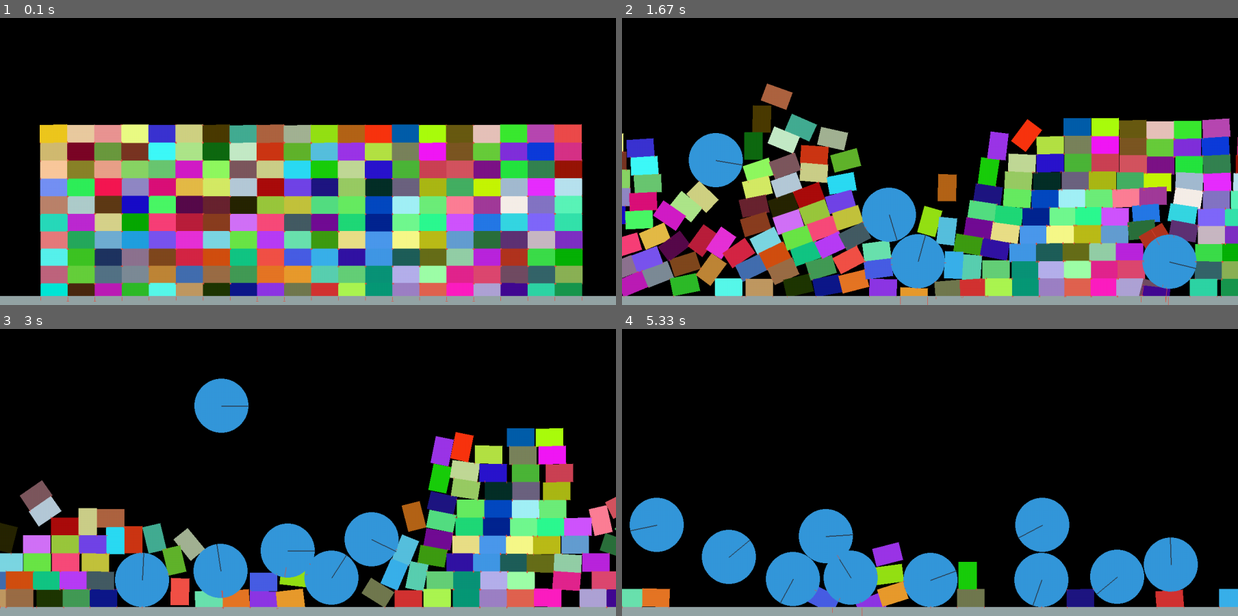
Above: before the commit, frames 1-4 (two rows, left to right).
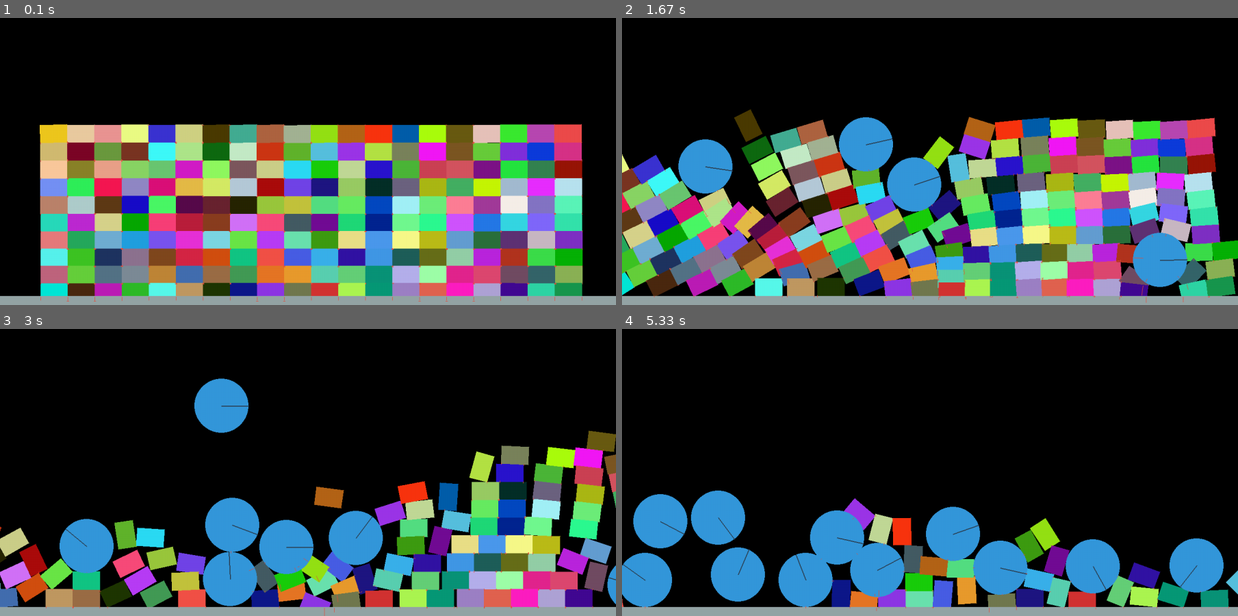
Above: after the commit, the same moments.

Repository: Rumanezzo/PyGame
Game: pygame game, started from PyMunkDemo.pyw
Two runs of this game, one before a commit and one after it. Both use one fixed random seed, a clock stepped at 60 frames per second and the inputs below.
Inputs (mouse positions are in pixels of both pictures, inside the frame that each line leads up to):
- Up to frame 1 (0.1 s): no input
- Up to frame 2 (1.67 s): click (930, 132) at 0.38 s; click (936, 152) at 0.72 s; click (739, 78) at 1.05 s; click (1157, 253) at 1.38 s
- Up to frame 3 (3 s): click (outside the picture) at 1.72 s; click (277, 532) at 2.05 s; click (289, 383) at 2.38 s; click (221, 372) at 2.72 s
- Up to frame 4 (5.33 s): click (1090, 412) at 3.05 s; click (1120, 435) at 3.38 s; click (1059, 380) at 3.72 s; click (751, 374) at 4.05 s; click (954, 429) at 4.38 s; click (751, 420) at 4.72 s; click (837, 544) at 5.05 s

The runs differ from the first frame. In frame 1, 0.3% of the frame differs, in the area x 6-95%, y 36-99%; in frame 2, 53%, in the area x 0-100%, y 22-100%; in frame 3, 33%; in frame 4, 20%.

Commit message:
small corrections

Diff:
--- a/PyMunkDemo.pyw
+++ b/PyMunkDemo.pyw
@@ -41,7 +41,7 @@
         box_body.position = x, y
         box_shape = pymunk.Poly.create_box(box_body, box_size)
         box_shape.elasticity = 0.6
-        box_shape.friction = 0.4
+        box_shape.friction = 0.5
         box_shape.color = [randrange(256) for i in range(4)]
         space.add(box_body, box_shape)
 
--- a/Pygame - Template.py
+++ b/Pygame - Template.py
@@ -1,4 +1,4 @@
-# Pygame шаблон - скелет для нового проекта Pygame
+# Pygame-каркас для нового проекта Pygame
 import pygame as pg
 from sys import exit
 
--- a/Плерома.txt
+++ b/Плерома.txt
@@ -1,21 +1,3 @@
-Плерома
-
-Найти свою дорогу и Верить, что она
-Почти Дорога к Богу – крива, но хороша!
-Ведь вовсе без дороги не вынесет Душа…
-
-Отправившись в дорогу увидим, что она
-Нас приближает к Богу, и этим – хороша
-И может быть в итоге пробудится Душа…
-
-И отыскав Плерому, в Надежде что Она
-Нас приближает к Дому, и дивно хороша
-В ней обретёт опору, расправится Душа…
-
-И вынырнув к Разлому, чтоб в Бездну заглянуть,
-Мы покоримся Грому, и сможем не уснуть
-Преодолев истому, продолжим скорбный Путь.
-
-Добравшись до Парома - узнаем, что Паром
-Нас переправит к Дому и не исчезнет Дом!
-Обуздывая Сому, поладим и с Умом.
+Дамир - крутой Чел!
+Мы все об этом знаем!
+Мы Дамира уважаем
